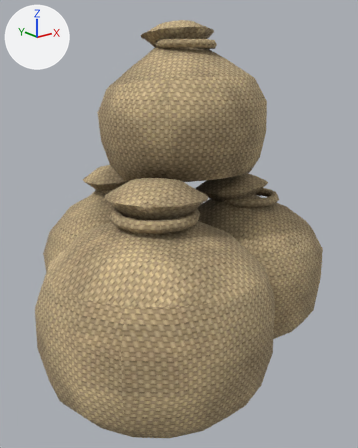
One commit to the glTF model assets/models/p_sacks.glb: the scene before it, then after it.
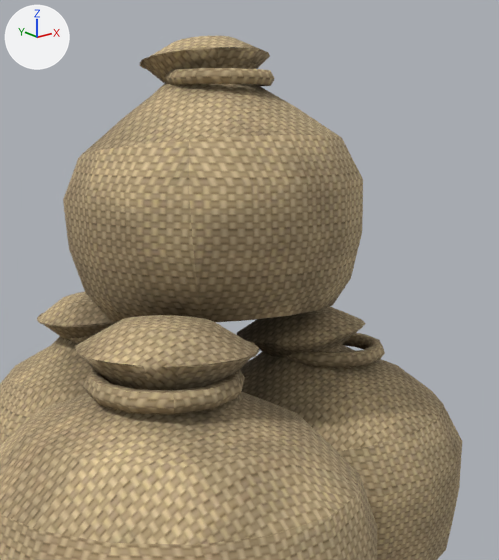
There are two pictures of each version: one whole from a 50 mm lens placed at (-0.673, -0.934, 0.802), pointed at (0.215, 0.176, 0.358), one close up on the part from 17% to 96% of the width and 0% to 71% of the height. Every picture has the same lights, and +X, +Y and +Z are marked at upper left. The older version's two pictures come first. Where no turn or scale is listed for an object, it has been applied to the vertices. Vertices at exactly the same position are counted once.

Before the edit, the objects in view are built like this:
```python
me_v = bpy.data.meshes.new('v')
me_v.from_pydata(...)  # 7179 vertices, 12946 faces; spans x 0.0..1.011, y -1.026..0.0, z 0.0..0.956
me_v.materials.append(mat_sacks)
ob_sacks = bpy.data.objects.new('sacks', me_v)
ob_sacks.location = (-0.296, 0.731, -0.025)
```
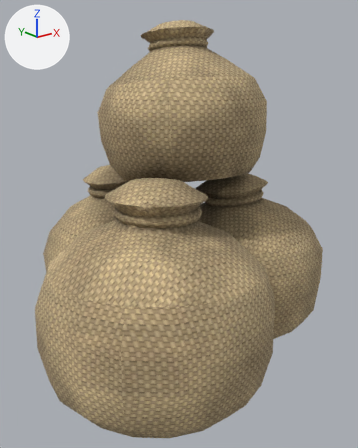
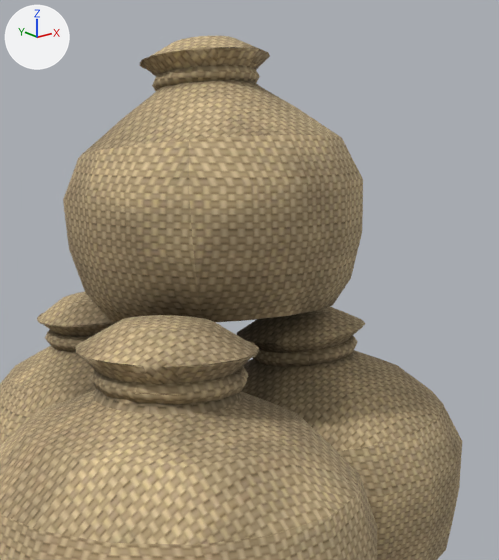
Where the newer file only moved an object's origin or applied its transform, the numbers keep the older frame.

The edits, one by one:
me_v is used by ob_sacks; location (-0.296, 0.731, -0.025).
me_v had 7179 vertices, 12946 faces and spanned x 0.0..1.011, y -1.026..0.0, z 0.0..0.956.
me_v now has 7180 vertices, 12946 faces and spans x 0.0..1.011, y -1.026..0.0, z 0.0..0.956.
me_v part 1: the loose piece of 72 vertices spanning x 0.185..0.407, y -0.842..-0.62, z 0.477..0.504 is multiplied about its middle by the matrix ((-0.999, 0.004, 0.048), (-0.002, -0.999, 0.038), (0.048, 0.038, 0.998)), then moved by (0.022, 0.018, -0.001).
me_v part 2: the loose piece of 72 vertices spanning x 0.657..0.855, y -0.7..-0.503, z 0.427..0.451 is multiplied about its middle by the matrix ((-0.985, -0.161, -0.065), (0.154, -0.983, 0.096), (-0.08, 0.085, 0.993)), then moved by (-0.027, 0.04, -0.003).
me_v part 3: the loose piece of 72 vertices spanning x 0.405..0.607, y -0.393..-0.19, z 0.438..0.463 is multiplied about its middle by the matrix ((0.86, -0.506, -0.067), (0.509, 0.859, 0.05), (0.032, -0.077, 0.997)), then moved by (-0.028, 0.021, -0.001).
me_v part 4: the loose piece of 72 vertices spanning x 0.469..0.643, y -0.619..-0.444, z 0.881..0.902 is multiplied about its middle by the matrix ((0.722, -0.692, 0.009), (0.687, 0.718, 0.113), (-0.084, -0.075, 0.994)), then moved by (0.003, 0.041, -0.002).
me_v part 5: 3451 kept faces spanning x 0.0..0.993, y -1.016..-0.047, z 0.001..0.956 get new vertex colours.
Other edits to the shape of me_v do not show in these pictures.

Pixel boxes [x1, y1, x2, y2] of what changed, in the close-ups (499 x 560 px; the box of a moved part takes in the faces that stretch with it):
part 1 of me_v, moved or reshaped: before [82, 369, 245, 415]; after [90, 366, 248, 404]
part 2 of me_v, moved or reshaped: before [287, 333, 385, 368]; after [252, 335, 358, 367]
part 3 of me_v, moved or reshaped (mostly hidden before): before [70, 335, 94, 344]; after [45, 330, 92, 351]
part 4 of me_v, moved or reshaped: before [165, 68, 275, 87]; after [152, 65, 260, 91]
part 5 of me_v, recoloured: [47, 48, 387, 453] in both
